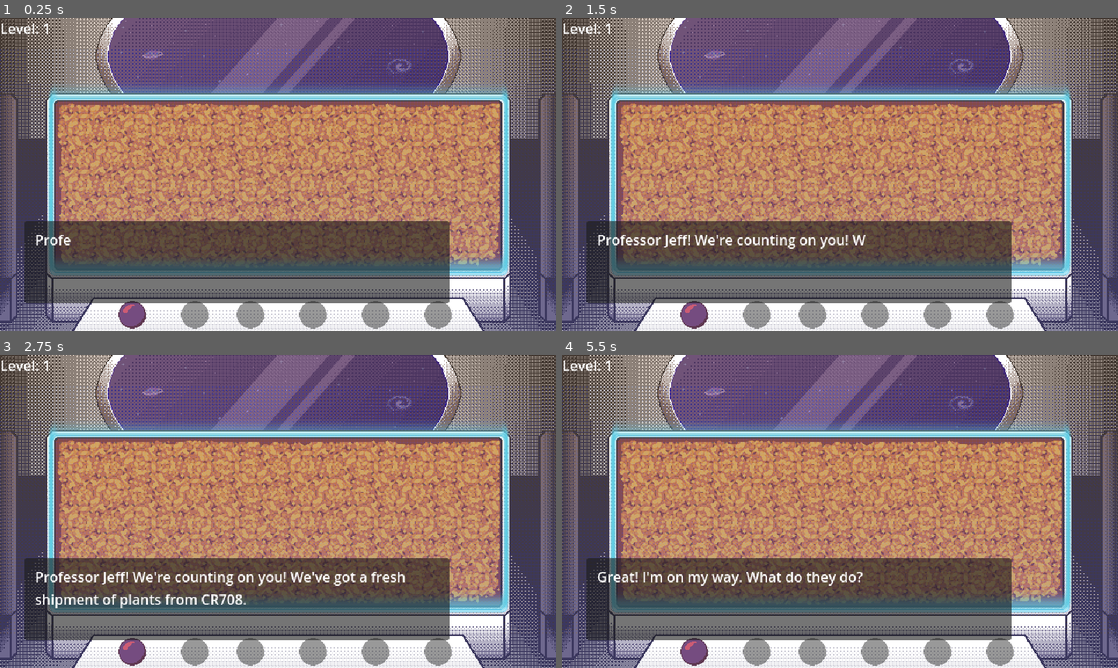
Above: before the commit, frames 1-4 (two rows, left to right).
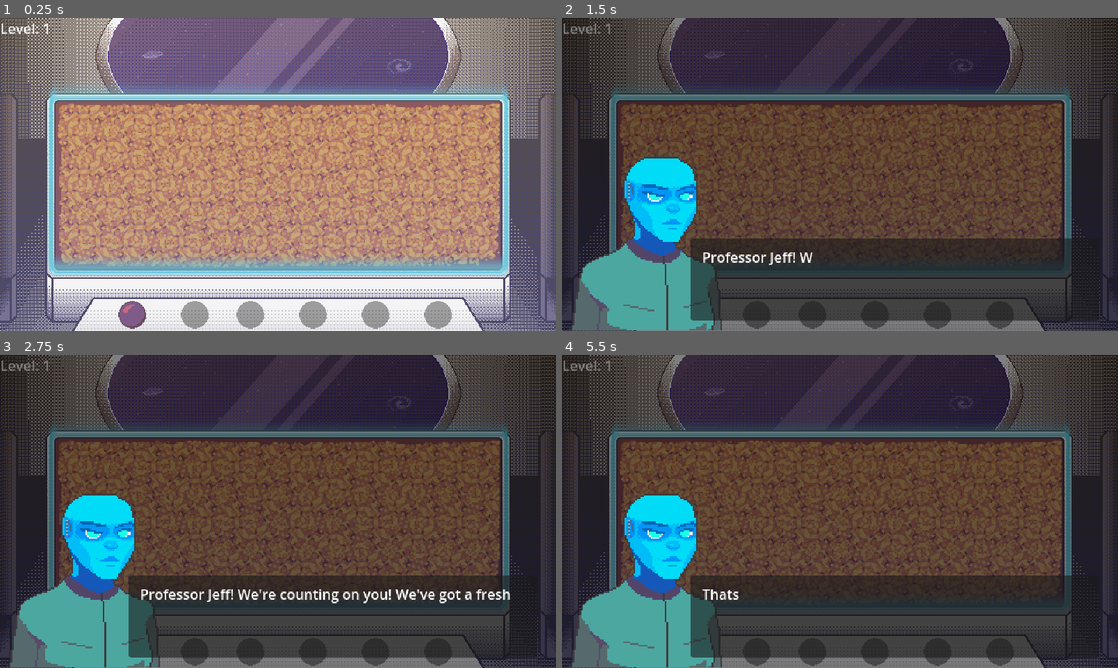
Above: after the commit, the same moments.

Repository: schnuet/ld-54-space-garden
Game: Godot game, scene res://scenes/MainScene.tscn
Same seed, same stepped clock (60 frames per second), same inputs: the game is played once before the commit and once after it.
Inputs (mouse positions are in pixels of both pictures, inside the frame that each line leads up to):
- Up to frame 1 (0.25 s): no input
- Up to frame 2 (1.5 s): move the mouse to (962, 158) at 0.52 s; click (962, 158) at 0.67 s; move the mouse to (728, 190) at 1.27 s; click (728, 190) at 1.42 s
- Up to frame 3 (2.75 s): move the mouse to (333, 442) at 2.02 s; click (333, 442) at 2.17 s
- Up to frame 4 (5.5 s): move the mouse to (812, 574) at 2.77 s; click (812, 574) at 2.92 s; tap Enter at 3.5 s; move the mouse to (1006, 558) at 3.52 s; click (1006, 558) at 3.67 s; move the mouse to (673, 464) at 4.27 s; click (673, 464) at 4.42 s; move the mouse to (867, 511) at 5.02 s; click (867, 511) at 5.17 s

The runs differ from the first frame. In frame 1, 20% of the frame differs, in the area x 4-81%, y 64-92%; in frame 2, 95%; in frame 3, 95%; in frame 4, 95%, in the area x 0-100%, y 0-100%.

Commit message:
dialogs

Diff:
--- a/autoload/DialogOverlay/DialogOverlay.gd
+++ b/autoload/DialogOverlay/DialogOverlay.gd
@@ -3,30 +3,61 @@
 var timer = null;
 var tween = null;
 
-@onready var portrait = $Portrait;
-@onready var speech_box = $Speech;
-@onready var panel = $Panel;
+@onready var box_chef = $chef;
+@onready var box_prof = $prof;
+@onready var box = null;
+@onready var speech_box = null;
+@onready var panel = null;
+@onready var portrait = null;
+
+@onready var backdrop = $Backdrop;
+
+func _ready():
+	backdrop.hide();
+	box_chef.hide();
+	box_prof.hide();
 
 func do_dialog(lines: Array, scene_to_pause: Node = null):
 	move_to_front();
 	if scene_to_pause:
 		scene_to_pause.process_mode = Node.PROCESS_MODE_DISABLED;
 
-	panel.show();
-	speech_box.show();
+	show_backdrop();
+	await get_tree().create_timer(0.75).timeout;
+
 	print("visible", speech_box);
 
 	for line in lines:
+		if line.get("actor") == "chef":
+			await switch_box(box_chef);
+		else:
+			await switch_box(box_prof);
+
 		if line.get("type") == "line":
 			await update_speech(line);
 		elif line.get("type") == "action":
 			await line.get("action").call();
 
-	panel.hide();
-	speech_box.hide();
+	hide_box(box);
+	hide_backdrop();
+
+	box = null;
 
 	if scene_to_pause:
 		scene_to_pause.process_mode = Node.PROCESS_MODE_INHERIT;
+
+func switch_box(new_box):
+	if box == new_box:
+		return;
+
+	hide_box(box);
+
+	box = new_box;
+	panel = box.get_node("Panel");
+	speech_box = panel.get_node("Speech");
+	speech_box.text = "";
+	portrait = box.get_node("Portrait");
+	await show_box(box);
 
 func update_speech(line):
 	var texts = line.get("lines");
@@ -34,10 +65,8 @@
 	speech_box.text = "";
 
 	if line.get("style") == "scream":
-		portrait.animation = "scream";
 		speech_box.uppercase = true;
 	else:
-		portrait.animation = "normal";
 		speech_box.uppercase = false;
 
 	for text in texts:
@@ -58,6 +87,52 @@
 	timer = get_tree().create_timer(len(speech_box.text) * 0.2);
 	await timer.timeout
 
+func show_box(box):
+	if box == null:
+		return;
+	if box.visible == true:
+		return;
+
+	box.show();
+
+	#animate potrait
+	var p_final_x = portrait.position.x;
+	if box == box_chef:
+		portrait.position.x -= 40;
+	else:
+		portrait.position.x += 40;
+	var portrait_tween = get_tree().create_tween();
+	portrait_tween.tween_property(portrait, "position:x", p_final_x, 0.125);
+	portrait_tween.set_ease(Tween.EASE_OUT);
+
+	#animate panel
+	var panel_final_y = panel.position.y;
+	panel.position.y += 10;
+	var panel_tween = get_tree().create_tween();
+	panel_tween.tween_property(panel, "position:y", panel_final_y, 0.125);
+	panel_tween.set_ease(Tween.EASE_OUT);
+
+	await panel_tween.finished
+
+func hide_box(box):
+	if box == null:
+		return;
+	if box.visible == false:
+		return;
+
+	box.hide();
+
+
+func show_backdrop():
+	backdrop.color = Color.TRANSPARENT;
+	backdrop.show();
+	var tween = get_tree().create_tween();
+	tween.tween_property(backdrop, "color", Color(0, 0, 0, 0.5), 0.5);
+
+func hide_backdrop():
+	var tween = get_tree().create_tween();
+	tween.tween_property(backdrop, "color", Color.TRANSPARENT, 0.5);
+	tween.tween_callback(backdrop.hide);
 
 func _unhandled_input(event):
 	if event is InputEventMouseButton and event.is_pressed():
--- a/autoload/DialogOverlay/DialogOverlay.tscn
+++ b/autoload/DialogOverlay/DialogOverlay.tscn
@@ -1,15 +1,17 @@
-[gd_scene load_steps=3 format=3 uid="uid://cr3xssk1bdp5u"]
+[gd_scene load_steps=5 format=3 uid="uid://cr3xssk1bdp5u"]
 
 [ext_resource type="Script" path="res://autoload/DialogOverlay/DialogOverlay.gd" id="1_r3xnr"]
+[ext_resource type="Texture2D" uid="uid://vx504hxoffk6" path="res://autoload/DialogOverlay/portrait_2.png" id="2_8q5f7"]
+[ext_resource type="Texture2D" uid="uid://tlhush64wg5d" path="res://autoload/DialogOverlay/portrait_1.png" id="2_lashl"]
 
 [sub_resource type="SpriteFrames" id="SpriteFrames_ssckm"]
 animations = [{
 "frames": [{
 "duration": 1.0,
-"texture": null
+"texture": ExtResource("2_lashl")
 }],
 "loop": true,
-"name": &"normal",
+"name": &"chef",
 "speed": 5.0
 }, {
 "frames": [{
@@ -30,25 +32,59 @@
 metadata/_edit_horizontal_guides_ = [360.0]
 metadata/_edit_vertical_guides_ = [640.0]
 
-[node name="Portrait" type="AnimatedSprite2D" parent="."]
-position = Vector2(1003, 474)
-scale = Vector2(0.4, 0.4)
+[node name="Backdrop" type="ColorRect" parent="."]
+layout_mode = 0
+offset_right = 828.0
+offset_bottom = 441.0
+mouse_filter = 2
+color = Color(0, 0, 0, 0.192157)
+
+[node name="chef" type="Node2D" parent="."]
+visible = false
+
+[node name="Portrait" type="AnimatedSprite2D" parent="chef"]
+position = Vector2(92, 243)
+scale = Vector2(2, 2)
 sprite_frames = SubResource("SpriteFrames_ssckm")
-animation = &"normal"
+animation = &"chef"
 
-[node name="Panel" type="Panel" parent="."]
+[node name="Panel" type="Panel" parent="chef"]
+offset_left = 148.0
+offset_top = 253.0
+offset_right = 618.0
+offset_bottom = 348.0
+metadata/_edit_group_ = true
+
+[node name="Speech" type="Label" parent="chef/Panel"]
 layout_mode = 0
-offset_left = 28.0
-offset_top = 233.0
-offset_right = 517.0
-offset_bottom = 328.0
-
-[node name="Speech" type="Label" parent="."]
-layout_mode = 0
-offset_left = 40.0
-offset_top = 243.0
-offset_right = 503.0
-offset_bottom = 317.0
+offset_left = 13.0
+offset_top = 10.0
+offset_right = 453.0
+offset_bottom = 84.0
 text = "This is a standard text!"
 autowrap_mode = 3
 visible_characters_behavior = 1
+
+[node name="prof" type="Node2D" parent="."]
+
+[node name="Portrait" type="Sprite2D" parent="prof"]
+position = Vector2(540, 243)
+scale = Vector2(2, 2)
+texture = ExtResource("2_8q5f7")
+
+[node name="Panel" type="Panel" parent="prof"]
+offset_left = 17.0
+offset_top = 253.0
+offset_right = 487.0
+offset_bottom = 348.0
+metadata/_edit_group_ = true
+
+[node name="Speech" type="Label" parent="prof/Panel"]
+layout_mode = 0
+offset_left = 13.0
+offset_top = 10.0
+offset_right = 453.0
+offset_bottom = 84.0
+text = "This is a standard text!"
+autowrap_mode = 3
+visible_characters_behavior = 1
--- a/scenes/MainScene.gd
+++ b/scenes/MainScene.gd
@@ -22,12 +22,13 @@
 	# enable plants
 	if level_index == 1:
 		$Menu/PlantButtonStan.enable();
+	if level_index == 2:
 		$Menu/PlantButtonJeff.enable();
-	if level_index == 2:
+	if level_index == 3:
 		$Menu/PlantButtonAssi.enable();
-	if level_index == 3:
+	if level_index == 4:
 		$Menu/PlantButtonFrank.enable();
-	if level_index == 4:
+	if level_index == 5:
 		$Menu/PlantButtonToni.enable();
 
 func _on_cursor_mode_changed(mode):
--- a/scenes/Plant/Plant.gd
+++ b/scenes/Plant/Plant.gd
@@ -32,10 +32,10 @@
 	connect("mouse_exited", _on_mouse_exited);
 	add_to_group("plant");
 
-	grow_timer.wait_time = 1; # 1 second
-	grow_timer.connect("timeout", _on_grow_timer);
-	add_child(grow_timer);
-	grow_timer.start();
+#	grow_timer.wait_time = 1; # 1 second
+#	grow_timer.connect("timeout", _on_grow_timer);
+#	add_child(grow_timer);
+#	grow_timer.start();
 
 	sprite.play();
 
@@ -129,7 +129,7 @@
 
 
 func _on_plant():
-	change_to_state(GrowthState.sapling);
+	change_to_state(GrowthState.final);
 	planted = true;
 	await get_tree().physics_frame;
 
--- a/scenes/PlantMap/Blocker1.gd
+++ b/scenes/PlantMap/Blocker1.gd
@@ -1,4 +1,4 @@
 extends Area2D
 
-var width = 2 * 64;
+var width = 1 * 64;
 var height = 3 * 64;
--- a/scenes/PlantMap/Blocker2.gd
+++ b/scenes/PlantMap/Blocker2.gd
@@ -1,4 +1,4 @@
 extends Area2D
 
-var width = 2 * 64;
+var width = 1 * 64;
 var height = 2 * 64;
--- a/scenes/PlantMap/Blocker3.gd
+++ b/scenes/PlantMap/Blocker3.gd
@@ -1,4 +1,4 @@
 extends Area2D
 
-var width = 3 * 64;
+var width = 2 * 64;
 var height = 2 * 64;
--- a/scenes/PlantMap/Blocker4.gd
+++ b/scenes/PlantMap/Blocker4.gd
@@ -1,4 +1,4 @@
 extends Area2D
 
 var width = 3 * 64;
-var height = 1 * 64;
+var height = 2 * 64;
--- /dev/null
+++ b/scenes/PlantMap/Blocker5.gd
@@ -0,0 +1,4 @@
+extends Area2D
+
+var width = 5 * 64;
+var height = 1 * 64;
--- a/scenes/PlantMap/PlantMap.gd
+++ b/scenes/PlantMap/PlantMap.gd
@@ -33,6 +33,12 @@
 	},
 	{
 		"required_plants": {
+			"BHi": 3,
+			"Stan": 1,
+		}
+	},
+	{
+		"required_plants": {
 			"BHi": 2,
 			"Stan": 1,
 			"Jeff": 1
@@ -92,22 +98,25 @@
 	if x > 7 or x < 0:
 		#print("x: ", x, " y: ", y)
 		if $BuildCursor.get_child_count() > 0:
-			$BuildCursor.get_child(0).hide();
+			var plant = $BuildCursor.get_child(0);
+			plant.hide();
 	elif y > 2 or y < 0:
 		#print("x: ", x, " y: ", y)
 		if $BuildCursor.get_child_count() > 0:
-			$BuildCursor.get_child(0).hide();
+			var plant = $BuildCursor.get_child(0);
+			plant.hide();
 	elif is_cursor_plant_colliding():
-		#print("colliding ")
-		if $BuildCursor.get_child_count() > 0:
-			$BuildCursor.get_child(0).get_node("Place").modulate = Color.RED;
+		var plant = $BuildCursor.get_child(0);
+		plant.show();
+		if $BuildCursor.get_child_count() > 0:
+			plant.get_node("Place").modulate = Color.RED;
 			#$BuildCursor.get_child(0).hide();
 	else:
 		#print("x: ", x, " y: ", y)
 		if $BuildCursor.get_child_count() > 0:
 			var plant = $BuildCursor.get_child(0);
+			plant.show();
 			if plant.has_node("Place"):
-				plant.show();
 				plant.get_node("Place").modulate = Color.WHITE;
 
 	$BuildCursor.position = tile_pos * tile_size;
@@ -117,9 +126,15 @@
 
 
 func _on_level_done():
+	update_level();
+
+
+func update_level():
 	current_level_index += 1;
 	emit_signal("level_changed", current_level_index);
-	get_node("Blocker" + str(current_level_index)).queue_free();
+	var blocker_path = "Blocker" + str(current_level_index);
+	if has_node(blocker_path):
+		get_node(blocker_path).queue_free();
 
 
 func get_new_plant(type) -> Plant:
--- a/scenes/PlantMap/PlantMap.tscn
+++ b/scenes/PlantMap/PlantMap.tscn
@@ -7,6 +7,7 @@
 [ext_resource type="Script" path="res://scenes/PlantMap/Blocker2.gd" id="5_15xdm"]
 [ext_resource type="Script" path="res://scenes/PlantMap/Blocker3.gd" id="6_qbg0e"]
 [ext_resource type="Script" path="res://scenes/PlantMap/Blocker4.gd" id="7_1y28p"]
+[ext_resource type="Script" path="res://scenes/PlantMap/Blocker5.gd" id="8_4tj2p"]
 
 [sub_resource type="TileSetAtlasSource" id="TileSetAtlasSource_hem13"]
 texture = ExtResource("1_cs77c")
@@ -139,15 +140,18 @@
 size = Vector2(512, 192)
 
 [sub_resource type="RectangleShape2D" id="RectangleShape2D_3qq1v"]
-size = Vector2(128, 192)
+size = Vector2(64, 192)
 
 [sub_resource type="RectangleShape2D" id="RectangleShape2D_y0s2m"]
+size = Vector2(64, 192)
+
+[sub_resource type="RectangleShape2D" id="RectangleShape2D_ydifu"]
 size = Vector2(128, 128)
 
-[sub_resource type="RectangleShape2D" id="RectangleShape2D_ydifu"]
+[sub_resource type="RectangleShape2D" id="RectangleShape2D_ygisn"]
 size = Vector2(192, 128)
 
-[sub_resource type="RectangleShape2D" id="RectangleShape2D_ygisn"]
+[sub_resource type="RectangleShape2D" id="RectangleShape2D_vvms1"]
 size = Vector2(320, 64)
 
 [node name="PlantMap" type="Node2D"]
@@ -185,7 +189,7 @@
 script = ExtResource("4_cnkhr")
 
 [node name="CollisionShape2D" type="CollisionShape2D" parent="Blocker1"]
-position = Vector2(64, 96)
+position = Vector2(32, 96)
 shape = SubResource("RectangleShape2D_3qq1v")
 
 [node name="Blocker2" type="Area2D" parent="." groups=["blocker"]]
@@ -193,24 +197,32 @@
 script = ExtResource("5_15xdm")
 
 [node name="CollisionShape2D" type="CollisionShape2D" parent="Blocker2"]
+position = Vector2(-32, 96)
+shape = SubResource("RectangleShape2D_y0s2m")
+
+[node name="Blocker3" type="Area2D" parent="." groups=["blocker"]]
+position = Vector2(192, 0)
+script = ExtResource("6_qbg0e")
+
+[node name="CollisionShape2D" type="CollisionShape2D" parent="Blocker3"]
 position = Vector2(64, 64)
-shape = SubResource("RectangleShape2D_y0s2m")
-
-[node name="Blocker3" type="Area2D" parent="." groups=["blocker"]]
+shape = SubResource("RectangleShape2D_ydifu")
+
+[node name="Blocker4" type="Area2D" parent="." groups=["blocker"]]
 position = Vector2(320, 0)
-script = ExtResource("6_qbg0e")
-
-[node name="CollisionShape2D" type="CollisionShape2D" parent="Blocker3"]
+script = ExtResource("7_1y28p")
+
+[node name="CollisionShape2D" type="CollisionShape2D" parent="Blocker4"]
 position = Vector2(96, 64)
-shape = SubResource("RectangleShape2D_ydifu")
-
-[node name="Blocker4" type="Area2D" parent="." groups=["blocker"]]
+shape = SubResource("RectangleShape2D_ygisn")
+
+[node name="Blocker5" type="Area2D" parent="." groups=["blocker"]]
 position = Vector2(192, 128)
-script = ExtResource("7_1y28p")
-
-[node name="CollisionShape2D" type="CollisionShape2D" parent="Blocker4"]
+script = ExtResource("8_4tj2p")
+
+[node name="CollisionShape2D" type="CollisionShape2D" parent="Blocker5"]
 position = Vector2(160, 32)
-shape = SubResource("RectangleShape2D_ygisn")
+shape = SubResource("RectangleShape2D_vvms1")
 
 [node name="BuildCursor2" type="Node2D" parent="."]
 visible = false
--- /dev/null
+++ b/scenes/TaskClipboard/TaskClipboard.gd
@@ -0,0 +1,11 @@
+extends Control
+
+
+# Called when the node enters the scene tree for the first time.
+func _ready():
+	pass # Replace with function body.
+
+
+# Called every frame. 'delta' is the elapsed time since the previous frame.
+func _process(delta):
+	pass
--- /dev/null
+++ b/scenes/TaskClipboard/TaskClipboard.tscn
@@ -0,0 +1,14 @@
+[gd_scene load_steps=2 format=3 uid="uid://by6344l6fqlt2"]
+
+[ext_resource type="Script" path="res://scenes/TaskClipboard/TaskClipboard.gd" id="1_n71bw"]
+
+[node name="TaskClipboard" type="Control"]
+layout_mode = 3
+anchors_preset = 0
+script = ExtResource("1_n71bw")
+
+[node name="Heading" type="Label" parent="."]
+layout_mode = 0
+offset_right = 40.0
+offset_bottom = 23.0
+text = "Tasks"
Binary file added: autoload/DialogOverlay/portrait_1.png
Not shown, added: autoload/DialogOverlay/portrait_1.png.import
Binary file added: autoload/DialogOverlay/portrait_2.png
Not shown, added: autoload/DialogOverlay/portrait_2.png.import
Not shown: 1 places in scenes/PlantMap/PlantMap.tscn that only renumber resources
